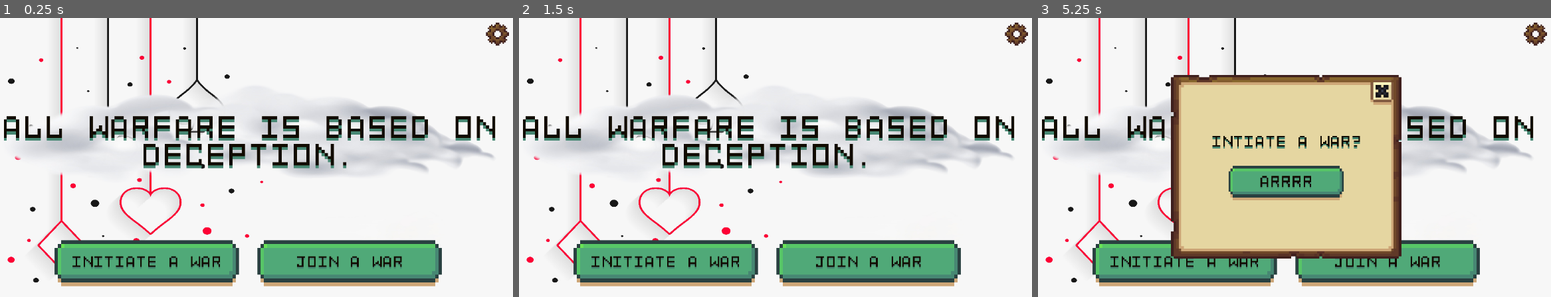
Above: before the commit, frames 1-3 (left to right).
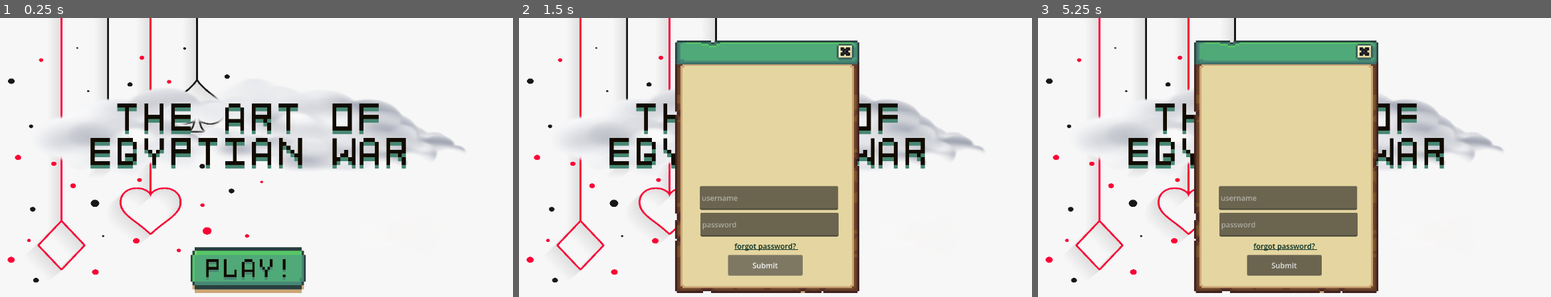
Above: after the commit, the same moments.

Repository: spicywheatbread/art-of-egyptian-war
Game: Godot game, scene res://Assets/Scenes/Login.tscn
Same seed, same stepped clock (60 frames per second), same inputs: the game is played once before the commit and once after it. Before the commit the project starts from res://Assets/Scenes/Lobby.tscn.
Inputs (mouse positions are in pixels of both pictures, inside the frame that each line leads up to):
- Up to frame 1 (0.25 s): no input
- Up to frame 2 (1.5 s): click (765, 269) at 0.5 s, where only the run after the commit has a clickable "PLAY!"; click (765, 269) at 1.25 s, where only the run after the commit has a clickable "PLAY!"
- Up to frame 3 (5.25 s): click (1284, 266) at 2 s, where only the run after the commit has a clickable "Submit"; click (1284, 266) at 2.75 s, where only the run after the commit has a clickable "Submit"; click (1284, 269) at 3.5 s, where only the run after the commit has a clickable "PLAY!"; click (1284, 266) at 4.25 s, where only the run after the commit has a clickable "Submit"; click (1186, 263) at 5.02 s

The runs differ from the first frame. In frame 1, 23% of the frame differs, in the area x 0-100%, y 1-99%; in frame 2, 45%; in frame 3, 37%.

Commit message:
Add login background UI

Diff:
--- a/Assets/Scenes/Lobby.tscn
+++ b/Assets/Scenes/Lobby.tscn
@@ -45,7 +45,7 @@
 
 [node name="Lobby" type="Node2D" unique_id=1115395009 node_paths=PackedStringArray("QuoteDisplay", "HostConfirmGame", "JoinConfirmGame", "JoinCodeInput")]
 script = ExtResource("1_3afsy")
-QuoteDisplay = NodePath("CanvasLayer/MarginContainer/MainScreen/TextureRect/QuoteDisplay")
+QuoteDisplay = NodePath("CanvasLayer/MarginContainer/MainScreen/Cloud/QuoteDisplay")
 HostConfirmGame = NodePath("CanvasLayer/MarginContainer/HostConfirmGame")
 JoinConfirmGame = NodePath("CanvasLayer/MarginContainer/JoinConfirmGame")
 JoinCodeInput = NodePath("CanvasLayer/MarginContainer/JoinConfirmGame/JoinConfirmPopup/VBoxContainer/JoinCodeInput")
@@ -81,7 +81,7 @@
 theme_override_constants/separation = 20
 alignment = 1
 
-[node name="TextureRect" type="TextureRect" parent="CanvasLayer/MarginContainer/MainScreen" unique_id=897414242]
+[node name="Cloud" type="TextureRect" parent="CanvasLayer/MarginContainer/MainScreen" unique_id=897414242]
 z_index = -1
 custom_minimum_size = Vector2(0, 400)
 layout_mode = 2
@@ -89,7 +89,7 @@
 texture = ExtResource("3_dbdlk")
 expand_mode = 1
 
-[node name="QuoteDisplay" type="RichTextLabel" parent="CanvasLayer/MarginContainer/MainScreen/TextureRect" unique_id=132493823]
+[node name="QuoteDisplay" type="RichTextLabel" parent="CanvasLayer/MarginContainer/MainScreen/Cloud" unique_id=132493823]
 layout_mode = 1
 anchors_preset = 15
 anchor_right = 1.0
--- a/Assets/Scenes/Login.tscn
+++ b/Assets/Scenes/Login.tscn
@@ -3,7 +3,9 @@
 [ext_resource type="Script" uid="uid://c1lla5rs0jool" path="res://Assets/Scripts/login.gd" id="1_qduus"]
 [ext_resource type="FontFile" uid="uid://6303at6snnwr" path="res://Assets/Font/Font1.png" id="1_qok2h"]
 [ext_resource type="Texture2D" uid="uid://b43kgykuic00e" path="res://Assets/Images/UI/Settings.png" id="1_spjw4"]
+[ext_resource type="Texture2D" uid="uid://d8rd1x0jg6c8" path="res://Assets/Images/UI/Backgrounds/CasinoBackground.jpg" id="2_nclou"]
 [ext_resource type="Texture2D" uid="uid://ct3ttysfdqk34" path="res://Assets/Images/UI/Buttons.png" id="2_sd1wl"]
+[ext_resource type="Texture2D" uid="uid://bs6k0o4gr84gp" path="res://Assets/Images/UI/Backgrounds/Cloud.png" id="3_8cvmk"]
 
 [sub_resource type="AtlasTexture" id="AtlasTexture_qduus"]
 atlas = ExtResource("2_sd1wl")
@@ -25,6 +27,16 @@
 
 [node name="CanvasLayer" type="CanvasLayer" parent="." unique_id=228981683]
 
+[node name="Background" type="TextureRect" parent="CanvasLayer" unique_id=386454966]
+z_index = -5
+anchors_preset = 15
+anchor_right = 1.0
+anchor_bottom = 1.0
+grow_horizontal = 2
+grow_vertical = 2
+texture = ExtResource("2_nclou")
+expand_mode = 1
+
 [node name="LoginContainer" type="MarginContainer" parent="CanvasLayer" unique_id=1716731488]
 custom_minimum_size = Vector2(1000, 500)
 anchors_preset = 8
@@ -47,8 +59,21 @@
 size_flags_vertical = 4
 theme_override_constants/separation = 50
 
-[node name="GameTitle" type="RichTextLabel" parent="CanvasLayer/LoginContainer/VBoxContainer" unique_id=175644302]
-layout_mode = 2
+[node name="Cloud" type="TextureRect" parent="CanvasLayer/LoginContainer/VBoxContainer" unique_id=52300509]
+z_index = -1
+custom_minimum_size = Vector2(0, 400)
+layout_mode = 2
+size_flags_vertical = 3
+texture = ExtResource("3_8cvmk")
+expand_mode = 1
+
+[node name="GameTitle" type="RichTextLabel" parent="CanvasLayer/LoginContainer/VBoxContainer/Cloud" unique_id=175644302]
+layout_mode = 1
+anchors_preset = 15
+anchor_right = 1.0
+anchor_bottom = 1.0
+grow_horizontal = 2
+grow_vertical = 2
 size_flags_vertical = 4
 theme_override_fonts/normal_font = ExtResource("1_qok2h")
 theme_override_font_sizes/normal_font_size = 75
--- a/project.godot
+++ b/project.godot
@@ -11,7 +11,7 @@
 [application]
 
 config/name="EgyptianWar"
-run/main_scene="uid://byayv1v10y3ck"
+run/main_scene="uid://dqryd53k7p17l"
 config/features=PackedStringArray("4.6", "Forward Plus")
 config/icon="res://Assets/Images/icon.svg"
 
